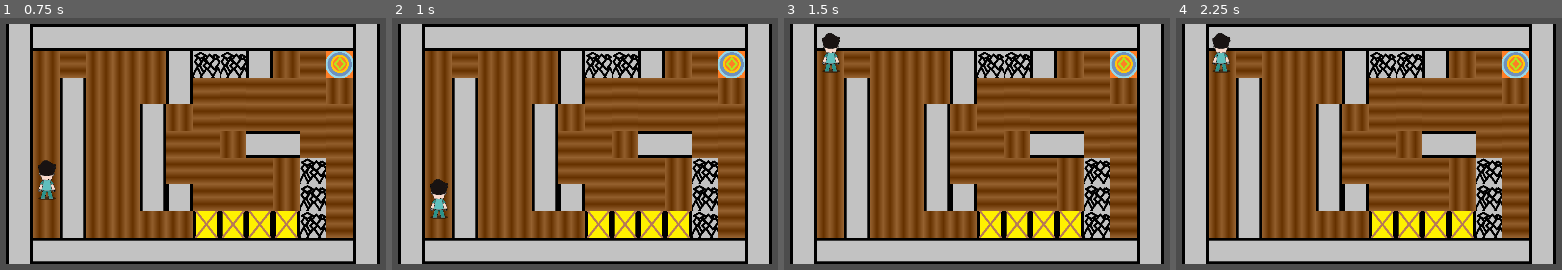
Above: before the commit, frames 1-4 (left to right).
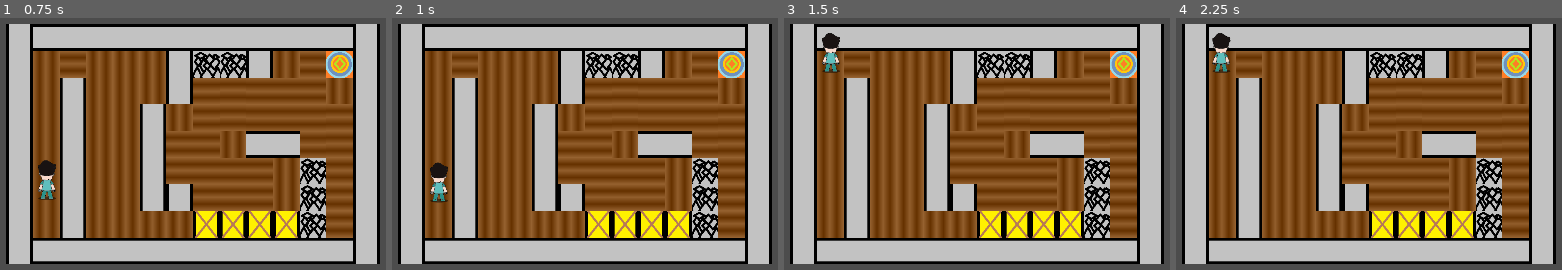
Above: after the commit, the same moments.

Repository: GaEsRaRe/UPCGameJam2018
Game: Godot game, scene res://Scenes/1-3.tscn
Same seed, same stepped clock (60 frames per second), same inputs: the game is played once before the commit and once after it. This scene is started directly instead of the project's main scene.
Inputs:
- Up to frame 1 (0.75 s): tap Enter at 0.5 s; hold Right (ui_right) from 0.53 s (still down); tap Up (ui_up) at 0.6 s
- Up to frame 2 (1 s): keep holding Right (ui_right); tap Up (ui_up) at 0.77 s
- Up to frame 3 (1.5 s): keep holding Right (ui_right); tap Up (ui_up) at 1.07, 1.35 s
- Up to frame 4 (2.25 s): tap Up (ui_up) at 1.52, 1.82, 2.1 s; tap Space at 2 s; release Right (ui_right) at 2.03 s; hold Left (ui_left) from 2.03 s (still down)

Frame 1 is identical in both runs. In frame 2, 0.8% of the frame differs, in the area x 9-15%, y 57-80%; in frame 3, less than 0.1%; in frame 4, nothing differs.

Commit message:
Auto stash before merge of "master" and "origin/master"

Diff:
--- a/Scripts/player.gd
+++ b/Scripts/player.gd
@@ -34,6 +34,7 @@
 	match direction:
 		Movement.UP:
 			if Input.is_action_just_pressed("ui_up"):
+				on_tween = true
 				speed *= 2
 				is_dashing = true
 				go_dash()
@@ -41,6 +42,7 @@
 
 		Movement.DOWN:
 			if Input.is_action_just_pressed("ui_down"):
+				on_tween = true
 				speed *= 2
 				is_dashing = true
 				go_dash()
@@ -48,6 +50,7 @@
 
 		Movement.LEFT:
 			if Input.is_action_just_pressed("ui_left"):
+				on_tween = true
 				speed *= 2
 				is_dashing = true
 				go_dash()
@@ -55,6 +58,7 @@
 
 		Movement.RIGHT:
 			if Input.is_action_just_pressed("ui_right"):
+				on_tween = true
 				speed *= 2
 				is_dashing = true
 				go_dash()
@@ -103,7 +107,7 @@
 	pass
 
 func go_dash():
-	tween.interpolate_property(self,"position",position, position + (globals.get_vector(direction) * -64),0.3,Tween.TRANS_BACK,Tween.EASE_OUT)
+	tween.interpolate_property(self,"position",position, position + (globals.get_vector(direction) * -32),0.3,Tween.TRANS_SINE,Tween.EASE_OUT)
 	if not direction == Movement.NONE:
 		old_direction = direction
 		tween.start()
